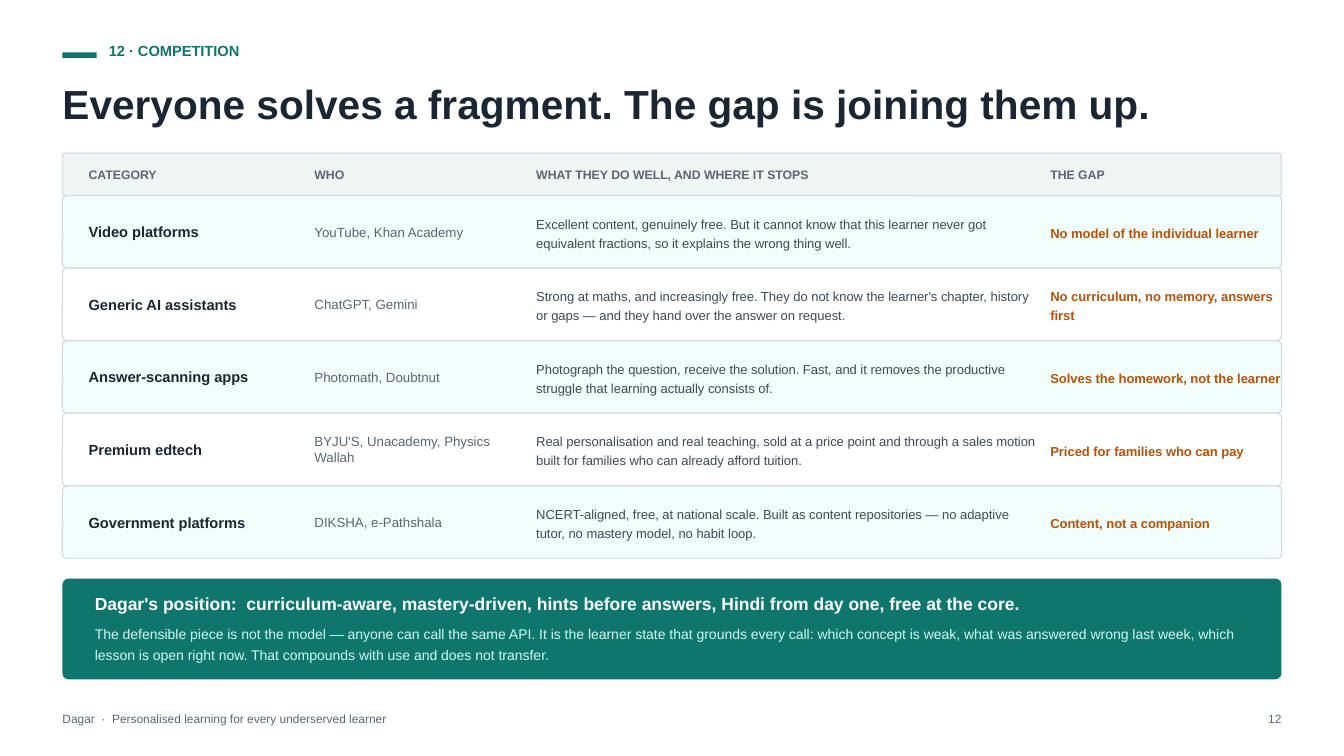
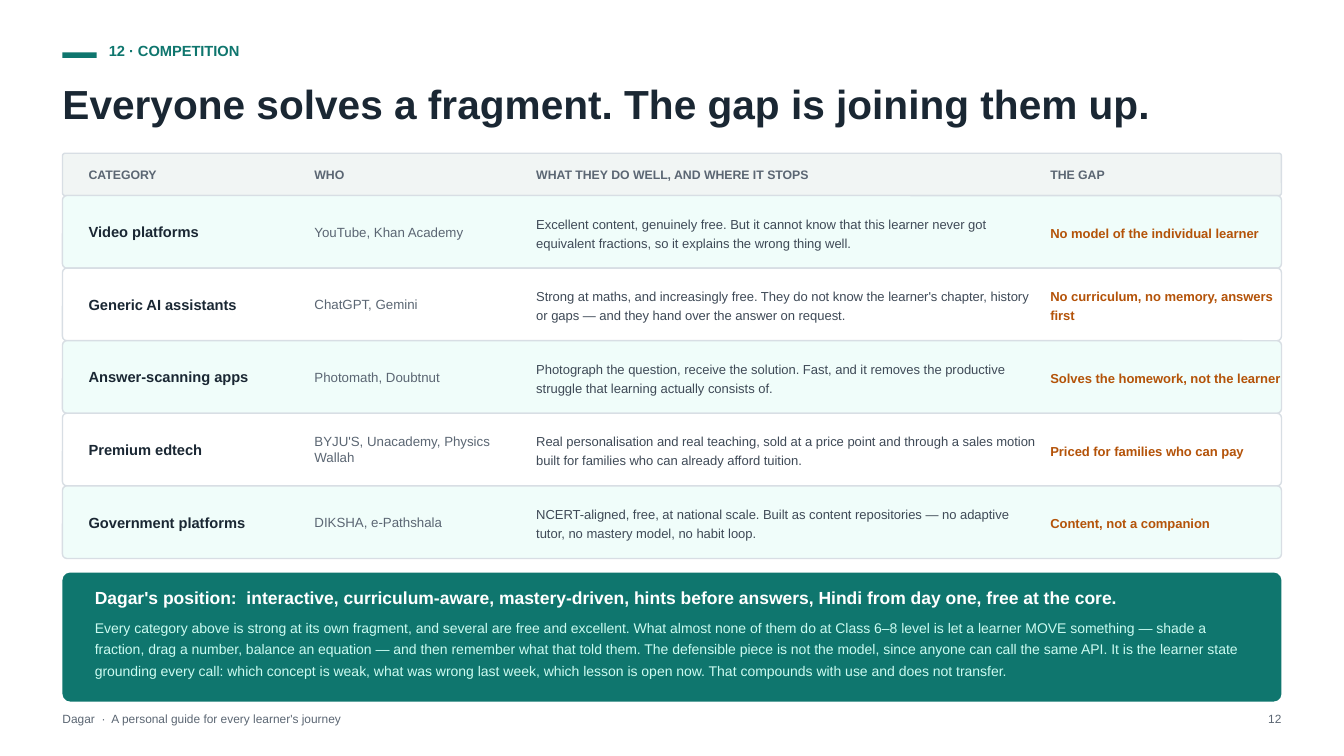
Before and after one commit to ap9650/dagar, a slide deck: slide 13 of docs/deck/Dagar-Pitch-Deck.pptx. Drawn at 1344x756 pixels with LibreOffice and Linux fonts; fonts in the diff are those of the drawing. Boxes give left, top, right and bottom in pixels: in the first picture for what was removed or moved away, otherwise in the second. Text is boxed around its words. In the diff, an @@ line names an element or a change of style, - is before the commit and + after.

```diff
--- a/docs/deck/Dagar-Pitch-Deck.pptx
+++ b/docs/deck/Dagar-Pitch-Deck.pptx
@@ rounded rectangle resized from (x1=63, y1=579, x2=1281, y2=680) to (x1=63, y1=573, x2=1281, y2=702) @@
@@ text at (x1=95, y1=591, x2=1237, y2=679): text changed @@
-Dagar's position: curriculum-aware, mastery-driven, hints before answers, Hindi from day one, free at the core.
-The defensible piece is not the model — anyone can call the same API. It is the learner state that grounds every call: which concept is weak, what was answered wrong last week, which lesson is open right now. That compounds with use and does not transfer.
+Dagar's position: interactive, curriculum-aware, mastery-driven, hints before answers, Hindi from day one, free at the core.
+Every category above is strong at its own fragment, and several are free and excellent. What almost none of them do at Class 6–8 level is let a learner MOVE something — shade a fraction, drag a number, balance an equation — and then remember what that told them. The defensible piece is not the model, since anyone can call the same API. It is the learner state grounding every call: which concept is weak, what was wrong last week, which lesson is open now. That compounds with use and does not transfer.
@@ text at (x1=62, y1=714, x2=341, y2=726): text changed @@
-Dagar · Personalised learning for every underserved learner
+Dagar · A personal guide for every learner's journey
```
Also in this commit, not shown: 14 other slides changed, 5 other files.
